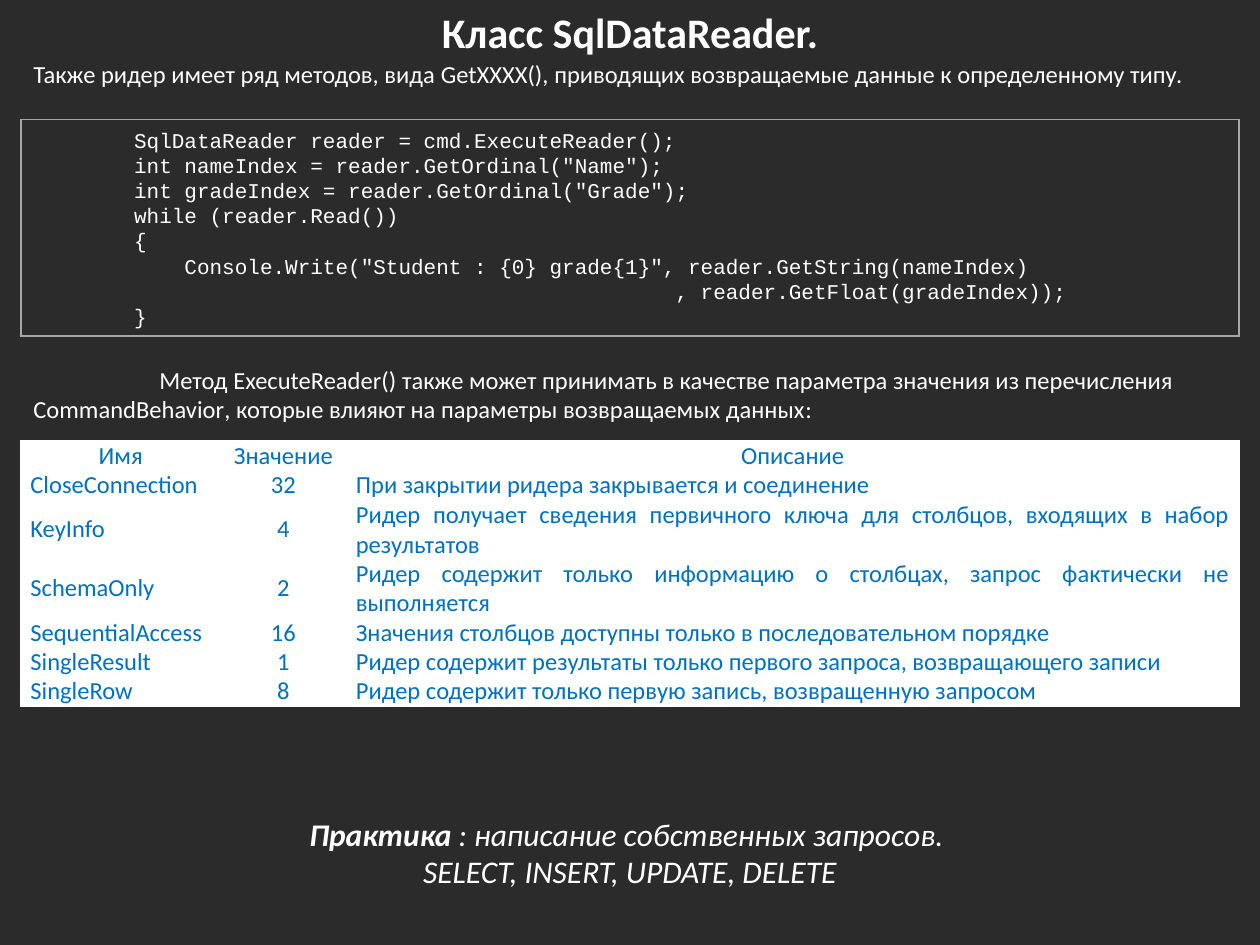
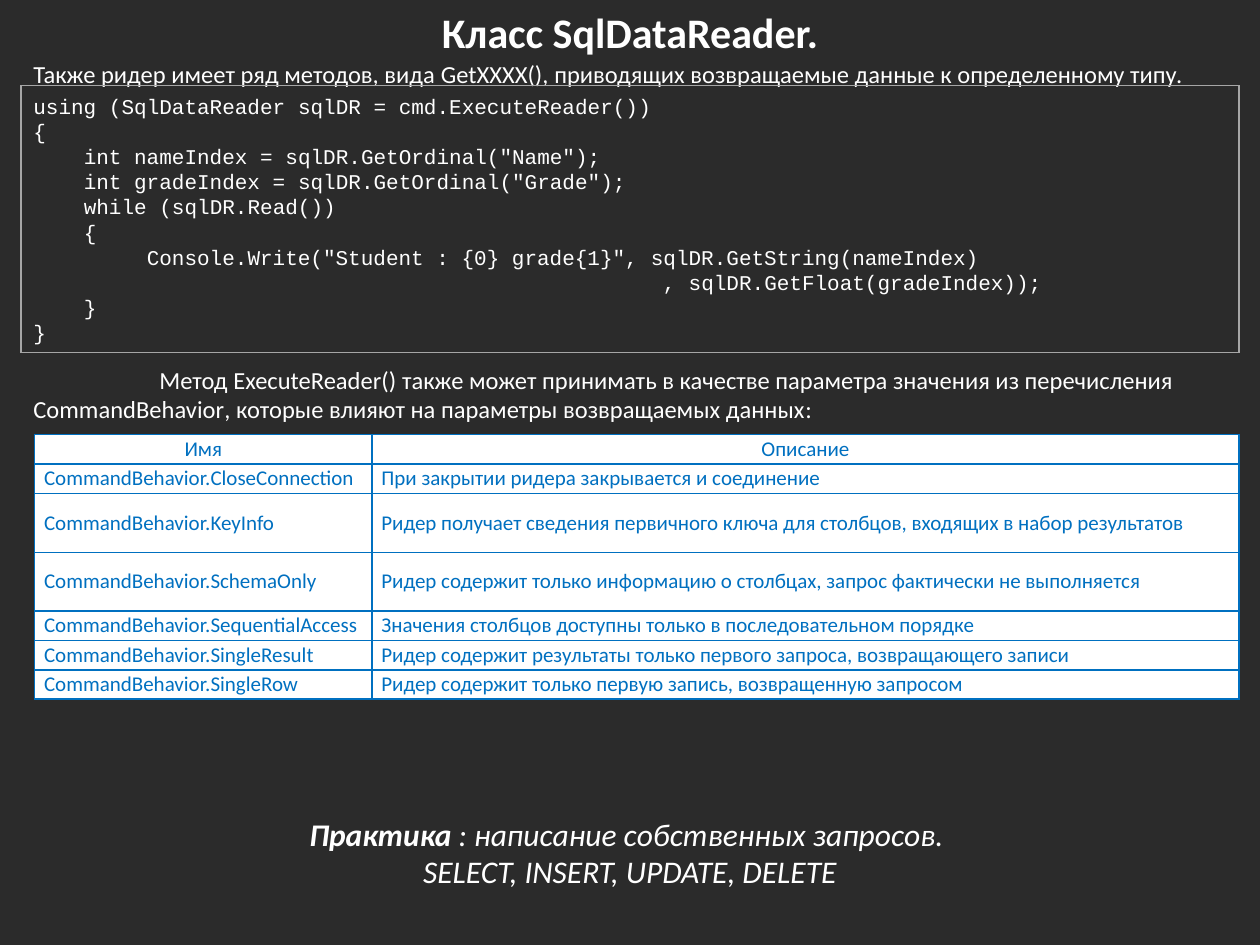
Before and after one commit to bazile/Training, a slide deck: slide 27 of Presentation/lesson-10-adonet.pptx. Drawn at 1260x945 pixels with LibreOffice and Linux fonts; fonts in the diff are those of the drawing; background and template pictures are left out; a plain dark background stands for a picture behind light text. Boxes give left, top, right and bottom in pixels: in the first picture for what was removed or moved away, otherwise in the second. Text is boxed around its words. In the diff, an @@ line names an element or a change of style, - is before the commit and + after.

```diff
--- a/Presentation/lesson-10-adonet.pptx
+++ b/Presentation/lesson-10-adonet.pptx
@@ text in rectangle at (21, 86, 1240, 353): paragraph added @@
+}
@@ rectangle "using (SqlDataReader sqlDR = cmd.ExecuteReader())": place and size @@
-rectangle "using (SqlDataReader sqlDR = cmd.ExecuteReader())" at (21, 120, 1240, 336)
+rectangle "using (SqlDataReader sqlDR = cmd.ExecuteReader())" at (21, 86, 1240, 353)
@@ text in rectangle at (33, 99, 651, 119): text changed @@
-SqlDataReader reader = cmd.ExecuteReader();
-int nameIndex = reader.GetOrdinal("Name");
-int gradeIndex = reader.GetOrdinal("Grade");
-while (reader.Read())
+using (SqlDataReader sqlDR = cmd.ExecuteReader())
@@ text in rectangle at (84, 149, 1042, 295): text changed @@
-Console.Write("Student : {0} grade{1}", reader.GetString(nameIndex)
-, reader.GetFloat(gradeIndex));
+int nameIndex = sqlDR.GetOrdinal("Name");
+int gradeIndex = sqlDR.GetOrdinal("Grade");
+while (sqlDR.Read())
+{
+Console.Write("Student : {0} grade{1}", sqlDR.GetString(nameIndex)
+, sqlDR.GetFloat(gradeIndex));
@@ table at (35, 435, 1240, 699) @@
-column 1: Имя | CloseConnection | KeyInfo | SchemaOnly | SequentialAccess | SingleResult | SingleRow
-column 2: Значение | 32 | 4 | 2 | 16 | 1 | 8
+column 1: Имя | CommandBehavior.CloseConnection | CommandBehavior.KeyInfo | CommandBehavior.SchemaOnly | CommandBehavior.SequentialAccess | CommandBehavior.SingleResult | CommandBehavior.SingleRow
@@ table: place and size @@
-table at (21, 441, 1239, 708)
+table at (35, 435, 1240, 699)
```
Also in this commit, not shown: 9 other slides changed.
